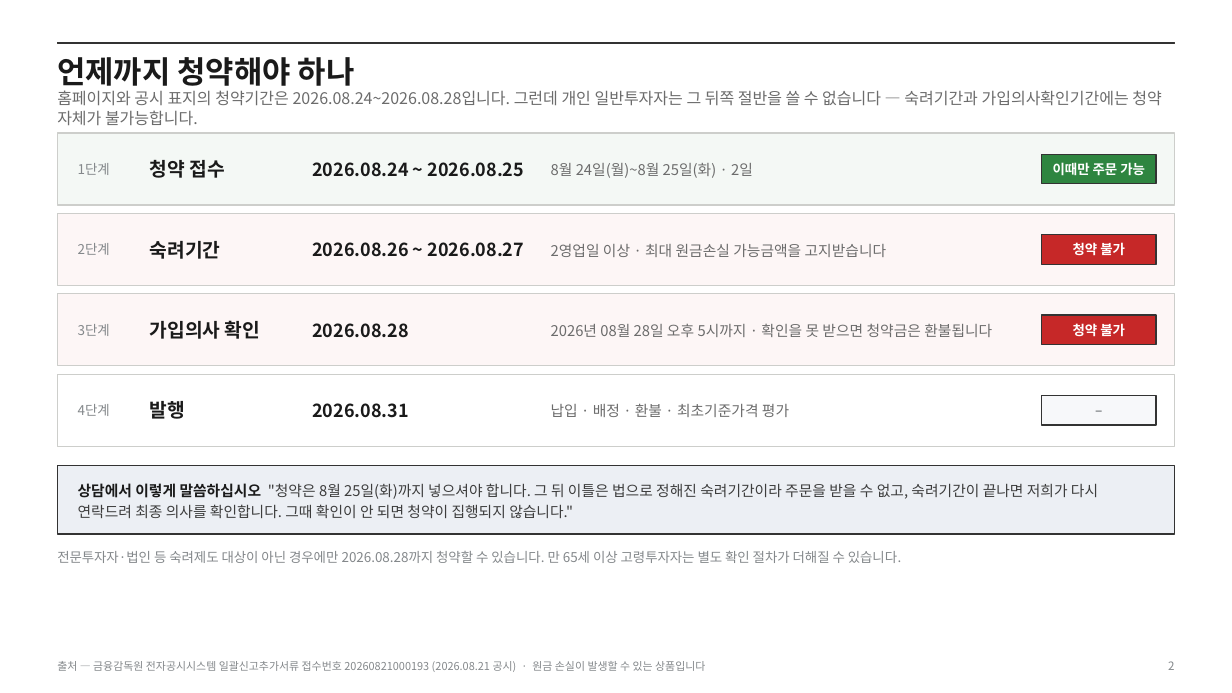
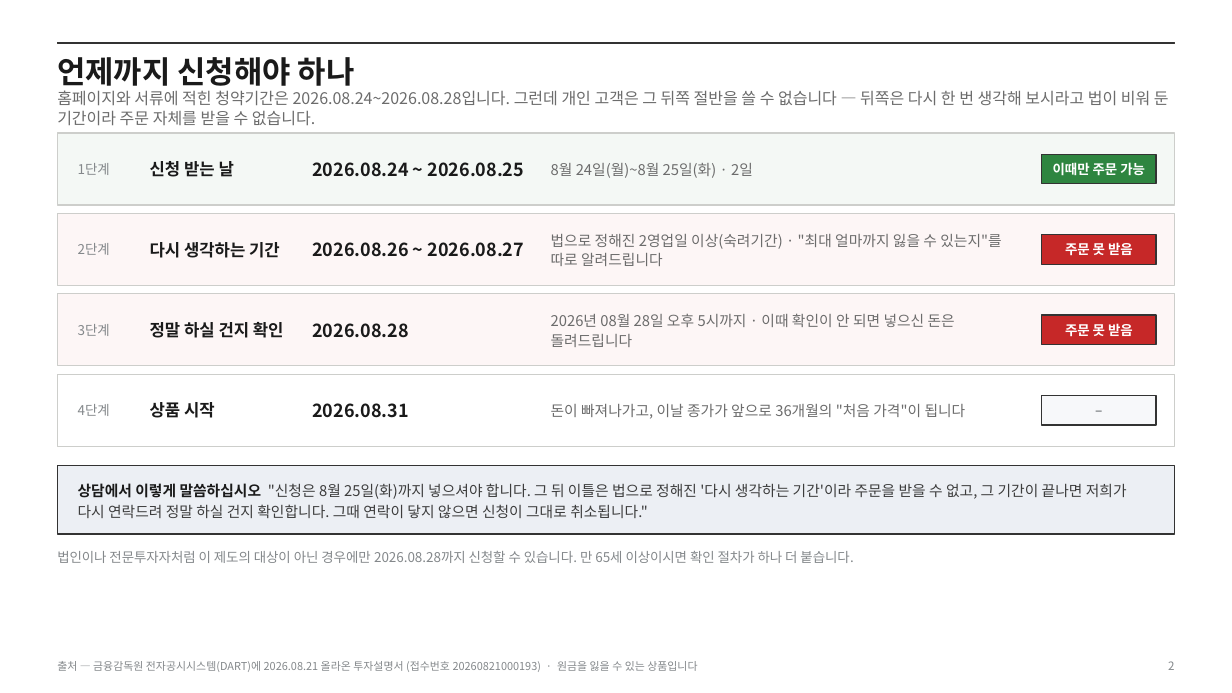
Before and after one commit to hanaroline/work_1, a slide deck: slide 2 of els-proposal.pptx. Drawn at 1232x693 pixels with LibreOffice and Linux fonts; fonts in the diff are those of the drawing. Boxes give left, top, right and bottom in pixels: in the first picture for what was removed or moved away, otherwise in the second. Text is boxed around its words. In the diff, an @@ line names an element or a change of style, - is before the commit and + after.

```diff
--- a/els-proposal.pptx
+++ b/els-proposal.pptx
@@ text at [57,57,355,92]: text changed @@
-언제까지 청약해야 하나
+언제까지 신청해야 하나
@@ text at [57,90,1169,125]: text changed @@
-홈페이지와 공시 표지의 청약기간은 2026.08.24~2026.08.28입니다. 그런데 개인 일반투자자는 그 뒤쪽 절반을 쓸 수 없습니다 — 숙려기간과 가입의사확인기간에는 청약 자체가 불가능합니다.
+홈페이지와 서류에 적힌 청약기간은 2026.08.24~2026.08.28입니다. 그런데 개인 고객은 그 뒤쪽 절반을 쓸 수 없습니다 — 뒤쪽은 다시 한 번 생각해 보시라고 법이 비워 둔 기간이라 주문 자체를 받을 수 없습니다.
@@ text at [150,161,234,177]: text changed; size 15 to 13 pt @@
-청약 접수
+신청 받는 날
@@ text at [551,234,1001,266]: text changed @@
-2영업일 이상 · 최대 원금손실 가능금액을 고지받습니다
+법으로 정해진 2영업일 이상(숙려기간) · "최대 얼마까지 잃을 수 있는지"를 따로 알려드립니다
@@ text at [150,242,280,258]: text changed; size 15 to 13 pt @@
-숙려기간
+다시 생각하는 기간
@@ text at [1065,242,1133,256]: text changed @@
-청약 불가
+주문 못 받음
@@ text at [150,322,284,338]: text changed; size 15 to 13 pt @@
-가입의사 확인
+정말 하실 건지 확인
@@ text at [551,313,955,347]: text changed @@
-2026년 08월 28일 오후 5시까지 · 확인을 못 받으면 청약금은 환불됩니다
+2026년 08월 28일 오후 5시까지 · 이때 확인이 안 되면 넣으신 돈은 돌려드립니다
@@ text at [1065,323,1133,337]: text changed @@
-청약 불가
+주문 못 받음
@@ text at [150,402,215,418]: text changed; size 15 to 13 pt @@
-발행
+상품 시작
@@ text at [551,404,966,419]: text changed @@
-납입 · 배정 · 환불 · 최초기준가격 평가
+돈이 빠져나가고, 이날 종가가 앞으로 36개월의 "처음 가격"이 됩니다
@@ text at [78,483,1127,518]: text changed @@
-상담에서 이렇게 말씀하십시오 "청약은 8월 25일(화)까지 넣으셔야 합니다. 그 뒤 이틀은 법으로 정해진 숙려기간이라 주문을 받을 수 없고, 숙려기간이 끝나면 저희가 다시 연락드려 최종 의사를 확인합니다. 그때 확인이 안 되면 청약이 집행되지 않습니다."
+상담에서 이렇게 말씀하십시오 "신청은 8월 25일(화)까지 넣으셔야 합니다. 그 뒤 이틀은 법으로 정해진 '다시 생각하는 기간'이라 주문을 받을 수 없고, 그 기간이 끝나면 저희가 다시 연락드려 정말 하실 건지 확인합니다. 그때 연락이 닿지 않으면 신청이 그대로 취소됩니다."
@@ text at [57,551,853,563]: text changed @@
-전문투자자·법인 등 숙려제도 대상이 아닌 경우에만 2026.08.28까지 청약할 수 있습니다. 만 65세 이상 고령투자자는 별도 확인 절차가 더해질 수 있습니다.
+법인이나 전문투자자처럼 이 제도의 대상이 아닌 경우에만 2026.08.28까지 신청할 수 있습니다. 만 65세 이상이시면 확인 절차가 하나 더 붙습니다.
@@ text at [57,661,697,672]: text changed @@
-출처 — 금융감독원 전자공시시스템 일괄신고추가서류 접수번호 20260821000193 (2026.08.21 공시) · 원금 손실이 발생할 수 있는 상품입니다
+출처 — 금융감독원 전자공시시스템(DART)에 2026.08.21 올라온 투자설명서 (접수번호 20260821000193) · 원금을 잃을 수 있는 상품입니다
```
Also in this commit, not shown: 13 other slides changed, 1 slide added, 5 other files.
